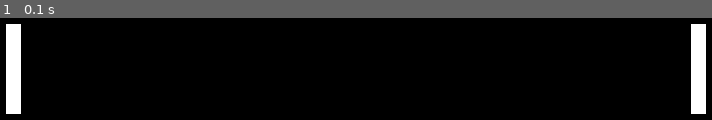
Above: before the commit, frame 1.
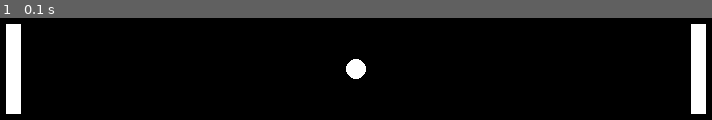
Above: after the commit, the same moment.

Repository: fsadriann/pygame-test
Game: pygame game, started from pong-game.py
Two runs of this game, one before a commit and one after it. Both use one fixed random seed, a clock stepped at 60 frames per second and the inputs below.
Inputs:
- Up to frame 1 (0.1 s): no input

The runs differ from the first frame. In frame 1, 0.4% of the frame differs, in the area x 48-52%, y 40-60%.

Commit message:
coding pong game

Diff:
--- a/pong-game.py
+++ b/pong-game.py
@@ -15,10 +15,17 @@
 player1_x = 50
 player1_y = 300 - 45
 player1_speed = 0
+
 # coords, speed p2
 player2_x = 750 - player_width
 player2_y = 300 - 45
 player2_speed = 0
+
+#coords pelota
+ball_x = 400
+ball_y = 300
+ball_speed_x = 3
+ball_speed_y = 3
 
 game_over = False
 
@@ -32,7 +39,7 @@
     #zona de dibujo
     player1 = pygame.draw.rect(screen, white, (player1_x, player1_y, player_width,player_height))
     player2 = pygame.draw.rect(screen, white, (player2_x, player2_y, player_width,player_height))
-
+    pygame.draw.circle(screen, white, (ball_x, ball_y), 10)
     pygame.display.flip()
     clock.tick(60)
 pygame.quit()
